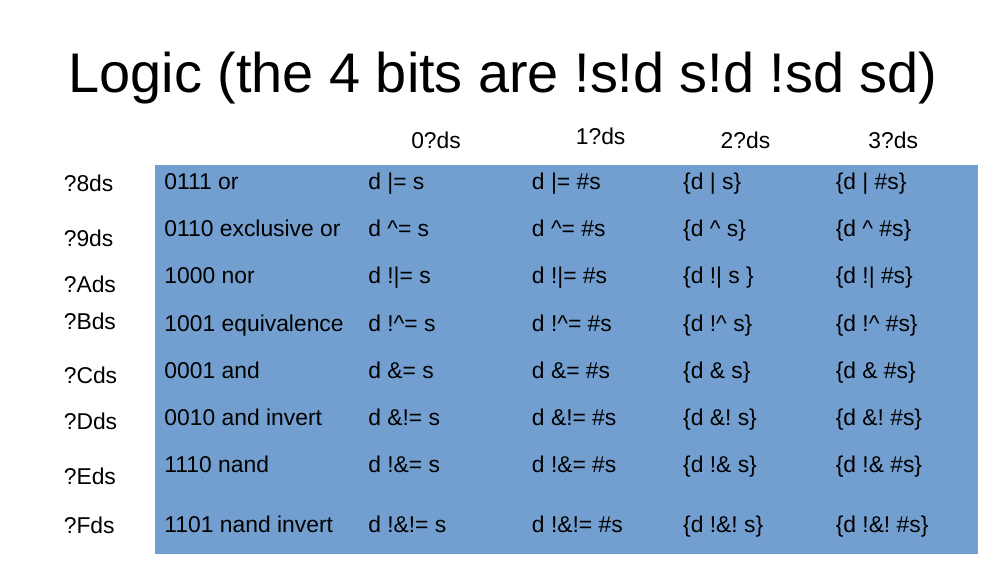
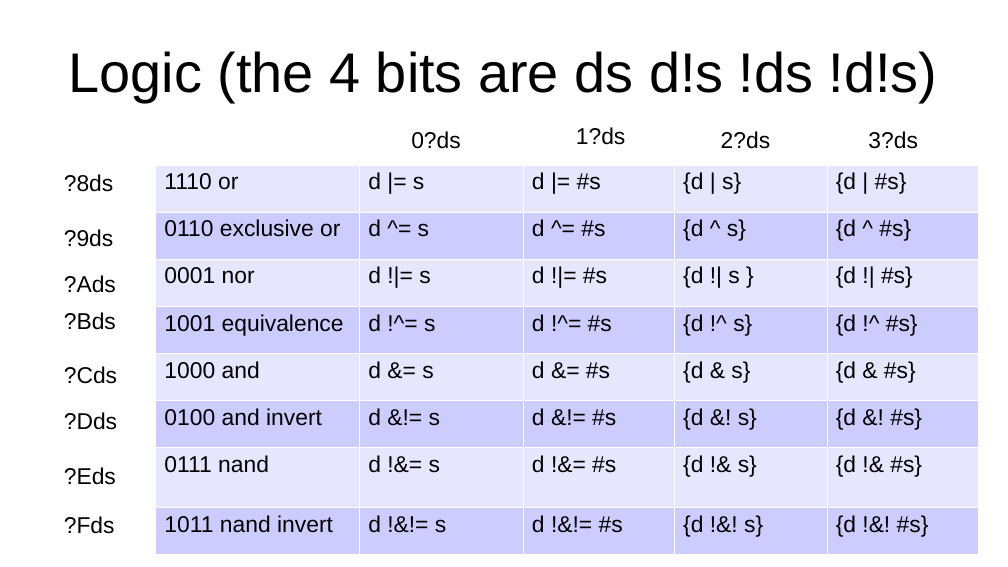
Before and after one commit to jeceljr/baby42, a slide deck: slide 12 of doc/baby42_slides.odp. Drawn at 1008x567 pixels with LibreOffice and Linux fonts; fonts in the diff are those of the drawing. Boxes give left, top, right and bottom in pixels: in the first picture for what was removed or moved away, otherwise in the second. Text is boxed around its words. In the diff, an @@ line names an element or a change of style, - is before the commit and + after.

```diff
--- a/doc/baby42_slides.odp
+++ b/doc/baby42_slides.odp
@@ title at [69, 51, 938, 102]: text changed @@
-Logic (the 4 bits are !s!d s!d !sd sd)
+Logic (the 4 bits are ds d!s !ds !d!s)
@@ table at [155, 165, 979, 554] @@
-row 1, column 1: 0111 or
+row 1, column 1: 1110 or
-row 3, column 1: 1000 nor
+row 3, column 1: 0001 nor
-row 5, column 1: 0001 and
+row 5, column 1: 1000 and
-row 6, column 1: 0010 and invert
+row 6, column 1: 0100 and invert
-row 7, column 1: 1110 nand
+row 7, column 1: 0111 nand
-row 8, column 1: 1101 nand invert
+row 8, column 1: 1011 nand invert
@@ fill #729FCF to #E6E6FF in 20 cells @@
@@ fill #729FCF to #CCCCFF in 20 cells @@
@@ borders changed @@
```
Also in this commit, not shown: 9 other slides changed, 1 other file.
